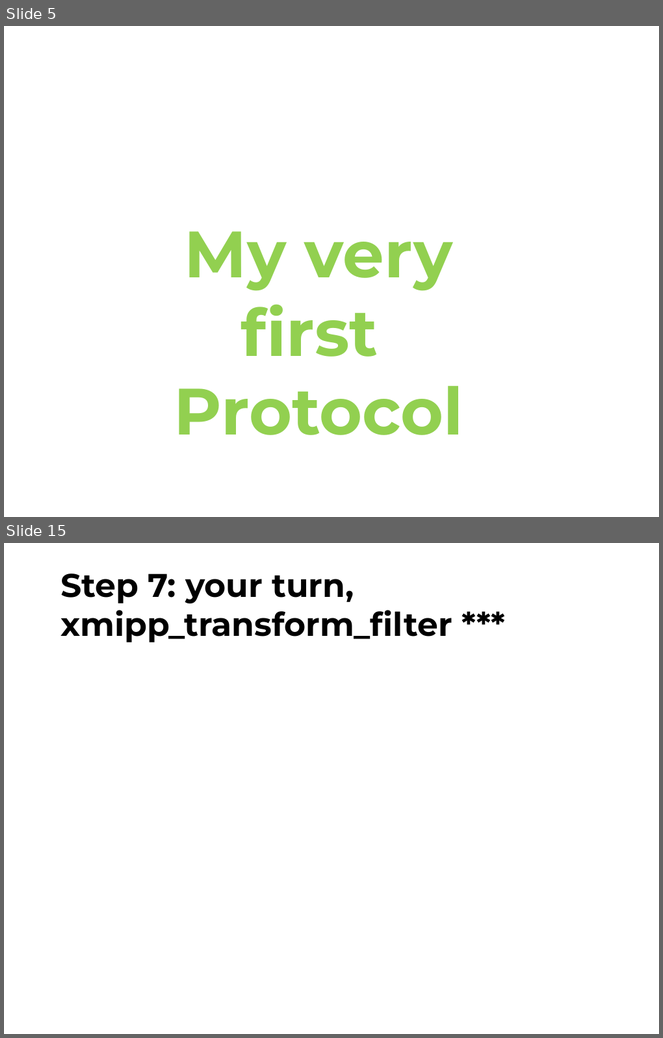
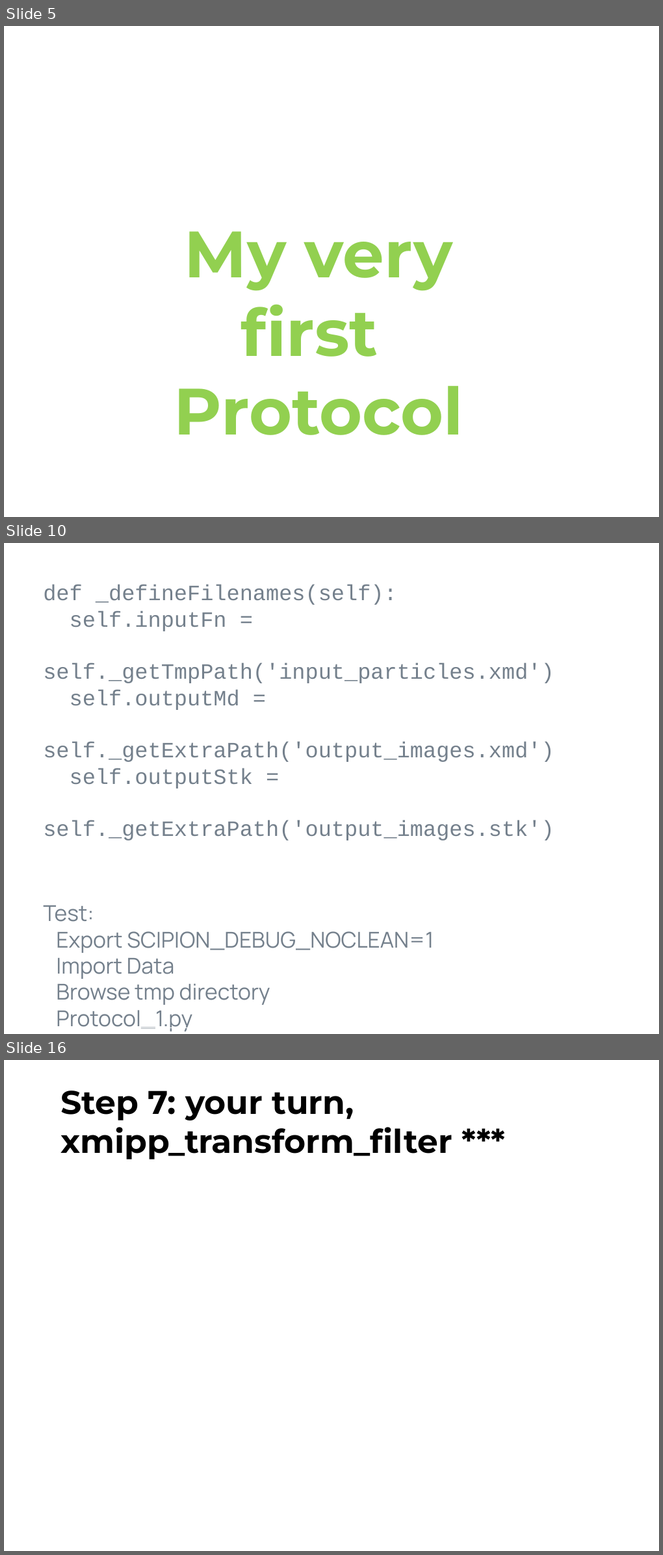
Before and after one commit to rmarabini/scipioncourseprotocols, a slide deck: Docs/talk2.pptx. Shown one above the other, each under a label of ours: slides 5 and 15 before the commit, slides 5, 10 and 16 after it; the slides between them are not shown. The pictures are 663x1038 and 663x1555 pixels, drawn with LibreOffice and Linux fonts; fonts in the diff are those of the drawing. Boxes give left, top, right and bottom in pixels: in the first picture for what was removed or moved away, otherwise in the second. Text is boxed around its words. In the diff, an @@ line names an element or a change of style, - is before the commit and + after.

```diff
--- a/Docs/talk2.pptx
+++ b/Docs/talk2.pptx
@@ slide 10 added at (4,543,659,1034), background #FFFFFF @@
@@ text added at (43,585,555,1032), 24 pt, text #74808C @@
+def _defineFilenames(self):
+self.inputFn =
+self._getTmpPath('input_particles.xmd')
+self.outputMd =
+self._getExtraPath('output_images.xmd')
+self.outputStk =
+self._getExtraPath('output_images.stk')
+Test:
+Export SCIPION_DEBUG_NOCLEAN=1
+Import Data
+Browse tmp directory
+Protocol_1.py
@@ what was slide 15 is now slide 16 @@
```
Also in this commit, not shown: 7 slides changed, 1 other slide added, 1 slide removed, 1 other file.
